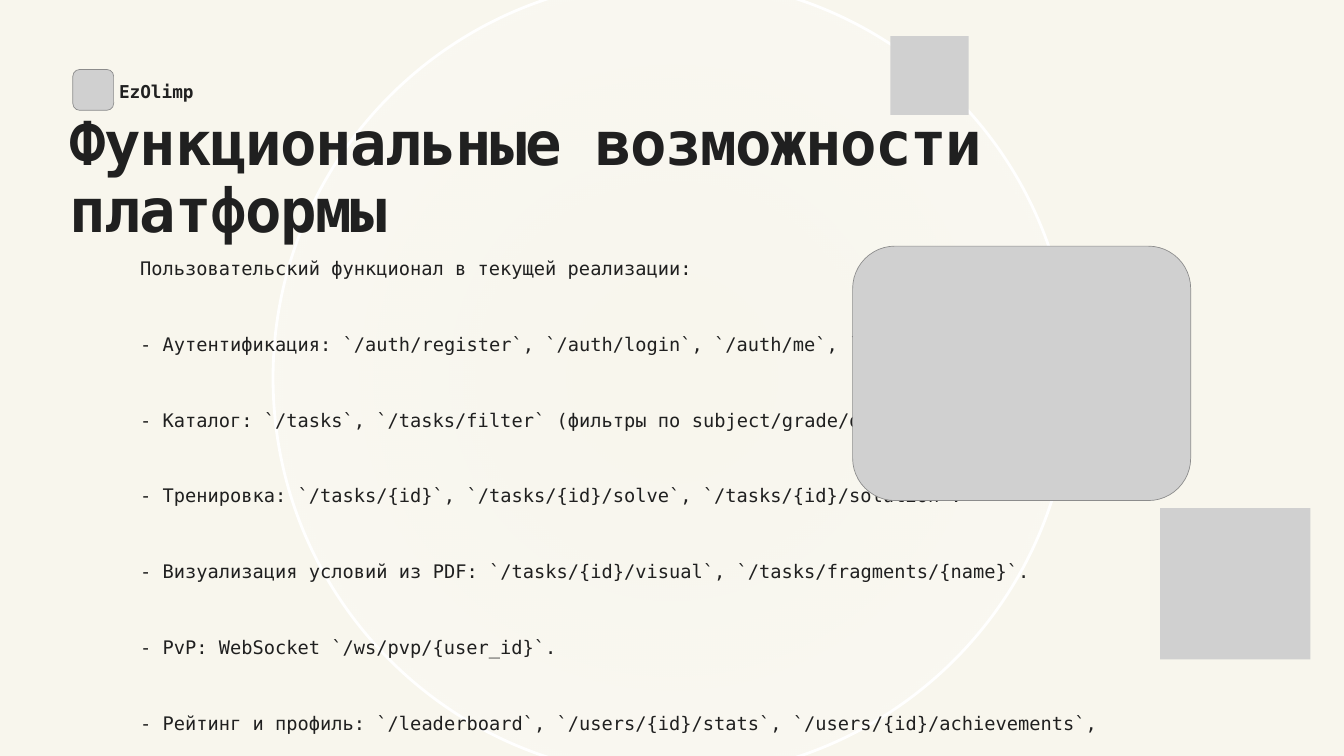
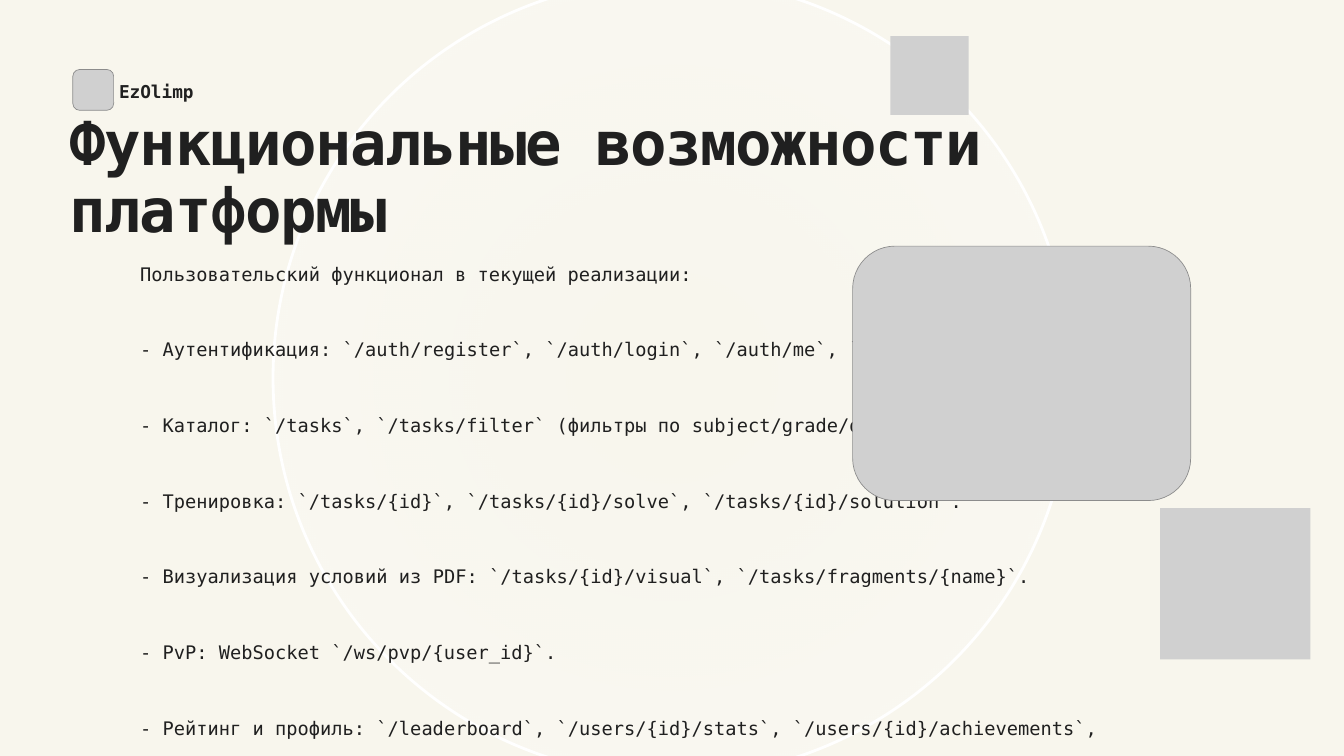
Before and after one commit to MaximBh/ezolimp_YL, a slide deck: slide 4 of EzOlimp_presentation.pptx. Drawn at 1344x756 pixels with LibreOffice and Linux fonts; fonts in the diff are those of the drawing; grey boxes stand for pictures; background and template pictures are left out. Boxes give left, top, right and bottom in pixels: in the first picture for what was removed or moved away, otherwise in the second. Text is boxed around its words. In the diff, an @@ line names an element or a change of style, - is before the commit and + after.

Commit message:
презентация

```diff
--- a/EzOlimp_presentation.pptx
+++ b/EzOlimp_presentation.pptx
@@ text "Пользовательский функционал в текущей реализации:": place and size @@
-text "Пользовательский функционал в текущей реализации:" at (140,260,1097,734)
+text "Пользовательский функционал в текущей реализации:" at (140,266,1097,739)
```
